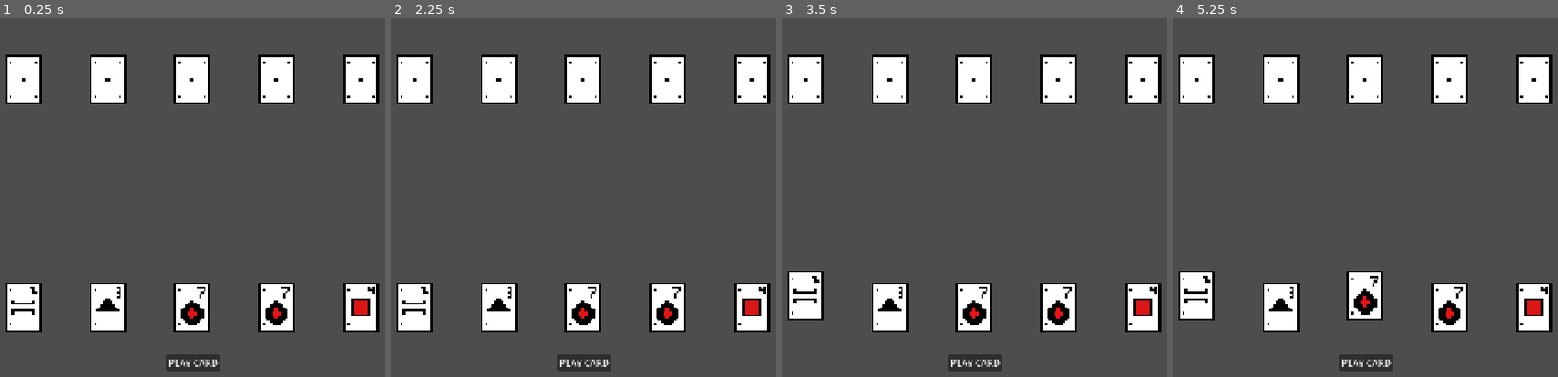
Above: before the commit, frames 1-4 (left to right).
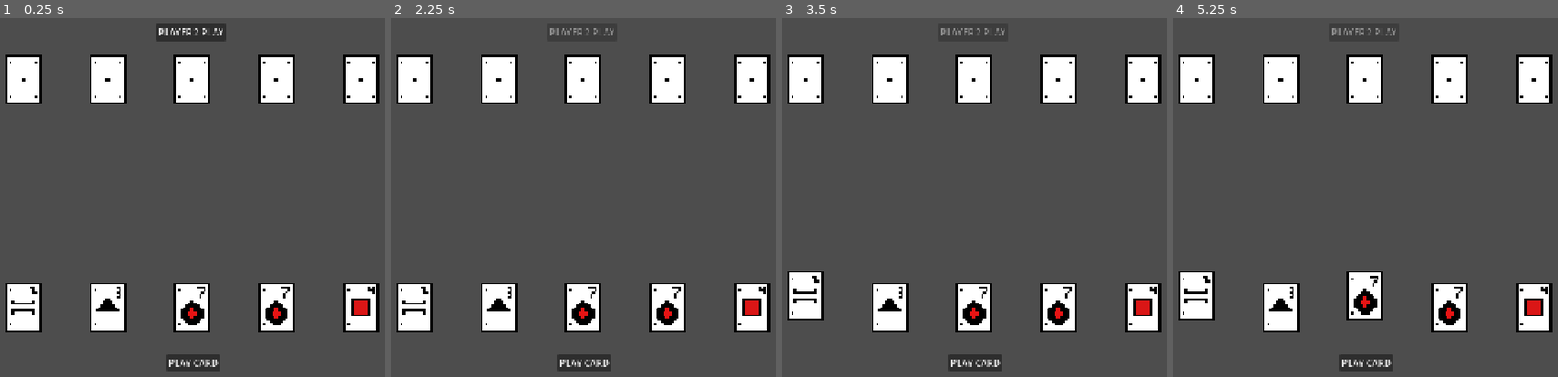
Above: after the commit, the same moments.

Repository: me-intenzo/outplay
Game: Godot game, scene res://scenes/main.tscn
The game is run twice, just before and just after one commit, with the same random seed, the same clock (stepped at 60 frames per second) and the same inputs.
Inputs (mouse positions are in pixels of both pictures, inside the frame that each line leads up to):
- Up to frame 1 (0.25 s): no input
- Up to frame 2 (2.25 s): click "PLAY CARD" at 0.5 s; click "PLAY CARD" at 1.25 s; click (583, 32) at 2 s, where only the run after the commit has a clickable "PLAYER 2 PLAY"
- Up to frame 3 (3.5 s): click (805, 308) at 2.77 s
- Up to frame 4 (5.25 s): click (1280, 308) at 3.52 s; click (1280, 294) at 4.27 s; click (1365, 308) at 5.02 s

The runs differ from the first frame. In frame 1, 0.8% of the frame differs, in the area x 40-59%, y 1-7%; in frame 2, 0.1%; in frame 3, 0.1%; in frame 4, 0.1%.

Commit message:
feat : added basic game core

Diff:
--- a/scenes/game.tscn
+++ b/scenes/game.tscn
@@ -36,4 +36,13 @@
 offset_bottom = -360.0
 theme_override_constants/separation = 20
 
+[node name="Player2PlayButton" type="Button" parent="." unique_id=2005226320]
+layout_mode = 0
+offset_left = 297.0
+offset_top = -434.0
+offset_right = 419.0
+offset_bottom = -403.0
+text = "PLAYER 2 PLAY"
+
 [connection signal="pressed" from="PlayButton" to="." method="_on_play_button_pressed"]
+[connection signal="pressed" from="Player2PlayButton" to="." method="_on_player_2_play_button_pressed"]
--- a/scripts/system/game_manager.gd
+++ b/scripts/system/game_manager.gd
@@ -3,18 +3,26 @@
 
 const CARD_SCENE := preload("res://scenes/card.tscn")
 
+const POINTS_TO_WIN := 3
+
+var round_number := 1
+
 var selected_card: CardData = null
 
 var player_1 := PlayerState.new()
 var player_2 := PlayerState.new()
 
 var deck := Deck.new()
+var player_card_views: Array[CardView] = []
 
 var card_played := false
+var player_1_played: CardData = null
+var player_2_played: CardData = null
 
 @onready var player_hand: HBoxContainer = $PlayerHand
 @onready var play_button: Button = $PlayButton
 @onready var opponent_hand: HBoxContainer = $OpponentHand
+@onready var player_2_play_button: Button = $Player2PlayButton
 
 
 func _ready() -> void:
@@ -29,6 +37,7 @@
 
 	print("Cards remaining in tie-break deck: ", deck.cards.size())
 
+	player_2_play_button.pressed.connect(_on_player_2_play_button_pressed)
 	play_button.pressed.connect(_on_play_button_pressed)
 	display_player_hand()
 	display_opponent_hand()
@@ -50,14 +59,19 @@
 
 
 func display_player_hand() -> void:
+	for card_view in player_card_views:
+		card_view.queue_free()
+	player_card_views.clear()
+
 	for card in player_1.hand:
 		var card_view := CARD_SCENE.instantiate() as CardView
-
 		player_hand.add_child(card_view)
 
 		card_view.setup(card)
 
 		card_view.card_selected.connect(_on_card_selected)
+
+		player_card_views.append(card_view)
 
 func display_opponent_hand() -> void:
 	for card in player_2.hand:
@@ -83,7 +97,108 @@
 		return
 
 	card_played = true
-
-	print("PLAYED CARD: ", selected_card.value)
+	player_1_played = selected_card
+
+	print("PLAYER 1 PLAYED CARD: ", selected_card.value)
 
 	play_button.disabled = true
+
+
+func _on_player_2_play_button_pressed() -> void:
+	if player_2_played != null:
+		return
+	if player_2.hand.is_empty():
+		return
+
+	player_2_played = player_2.hand[0]
+
+	print("PLAYER 2 PLAYED: ", player_2_played.value)
+
+	player_2_play_button.disabled = true
+
+	resolve_round()
+
+func resolve_round() -> void:
+	if player_1_played == null:
+		return
+
+	if player_2_played == null:
+		return
+
+	print("----- ROUND RESULT -----")
+
+	print("Player 1: ", player_1_played.value)
+	print("Player 2: ", player_2_played.value)
+
+	if card_beats(player_1_played.value, player_2_played.value):
+		print("PLAYER 1 WINS!")
+		player_1.score += 1
+
+		print("Player 1 score: ", player_1.score)
+		print("Player 2 score: ", player_2.score)
+
+		finish_round()
+
+	elif card_beats(player_2_played.value, player_1_played.value):
+		print("PLAYER 2 WINS!")
+		player_2.score += 1
+
+		print("Player 1 score: ", player_1.score)
+		print("Player 2 score: ", player_2.score)
+
+		finish_round()
+
+	else:
+		print("TIE!")
+
+		# Tie-break system comes later.
+		print("Tie-break system not implemented yet.")
+
+
+func finish_round() -> void:
+	if player_1.score >= POINTS_TO_WIN:
+		print("PLAYER 1 WINS THE MATCH!")
+		return
+
+	if player_2.score >= POINTS_TO_WIN:
+		print("PLAYER 2 WINS THE MATCH!")
+		return
+
+	remove_played_cards()
+
+	round_number += 1
+
+	print("----- ROUND ", round_number, " -----")
+
+	reset_round_state()
+
+	display_player_hand()
+
+func card_beats(attacker: int, defender: int) -> bool:
+	# Assassin beats King.
+	if attacker == 1 and defender == 9:
+		return true
+
+	# King does not beat Assassin.
+	if attacker == 9 and defender == 1:
+		return false
+
+	return attacker > defender
+
+func remove_played_cards() -> void:
+	player_1.hand.erase(player_1_played)
+	player_2.hand.erase(player_2_played)
+
+	print("Player 1 cards remaining: ", player_1.hand.size())
+	print("Player 2 cards remaining: ", player_2.hand.size())
+
+func reset_round_state() -> void:
+	selected_card = null
+
+	player_1_played = null
+	player_2_played = null
+
+	card_played = false
+
+	play_button.disabled = false
+	player_2_play_button.disabled = false
--- a/scripts/ui/card_view.gd
+++ b/scripts/ui/card_view.gd
@@ -39,6 +39,9 @@
 		position.y += 20
 	card_selected.emit(card_data)
 
+func matches_card(card: CardData) -> bool:
+	return card_data == card
+
 func setup_hidden(data: CardData) -> void:
 	card_data = data
 	texture_normal = load("res://assets/cards/card_back.png")
